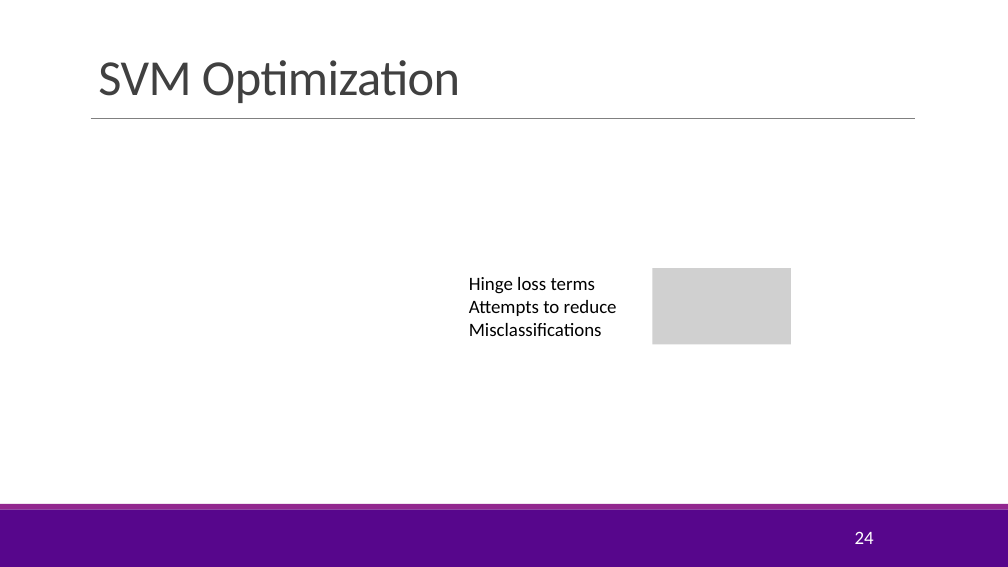
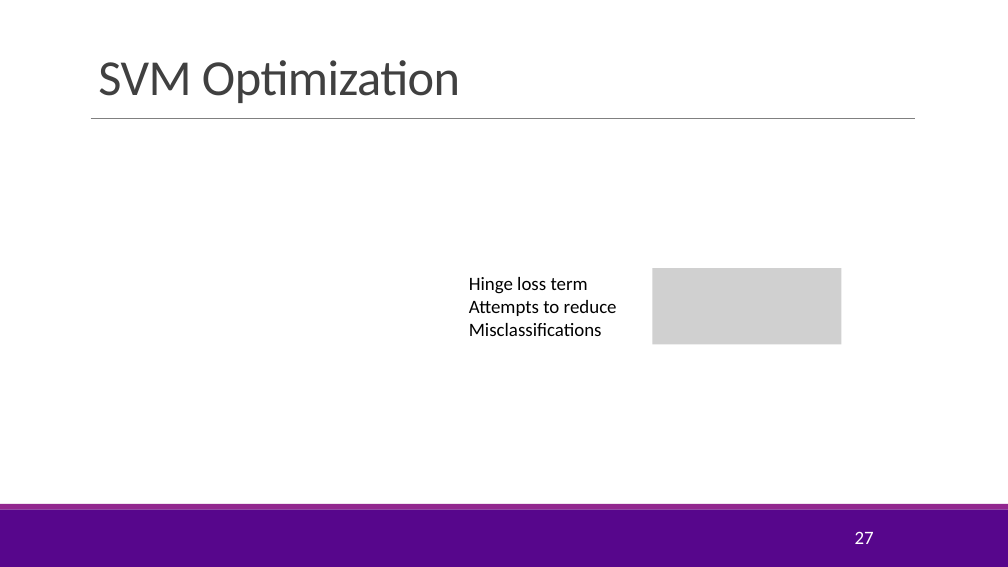
Before and after one commit to joshzzl/introml, a slide deck: slide 27 of lectures/Lect08_SVM.pptx (slide 24 before the commit). Drawn at 1008x567 pixels with LibreOffice and Linux fonts; fonts in the diff are those of the drawing; grey boxes stand for pictures; background and template pictures are left out. Boxes give left, top, right and bottom in pixels: in the first picture for what was removed or moved away, otherwise in the second. Text is boxed around its words. In the diff, an @@ line names an element or a change of style, - is before the commit and + after.

```diff
--- a/lectures/Lect08_SVM.pptx
+++ b/lectures/Lect08_SVM.pptx
@@ picture: place and size @@
-picture at <box>653,268,791,345</box>
+picture at <box>653,268,842,345</box>
@@ text at <box>469,277,588,294</box>: text changed @@
-Hinge loss terms
+Hinge loss term
@@ page number at <box>855,531,874,544</box>: text changed @@
-24
+27
```
Also in this commit, not shown: 11 other slides changed, 4 slides added, 2 other files.
